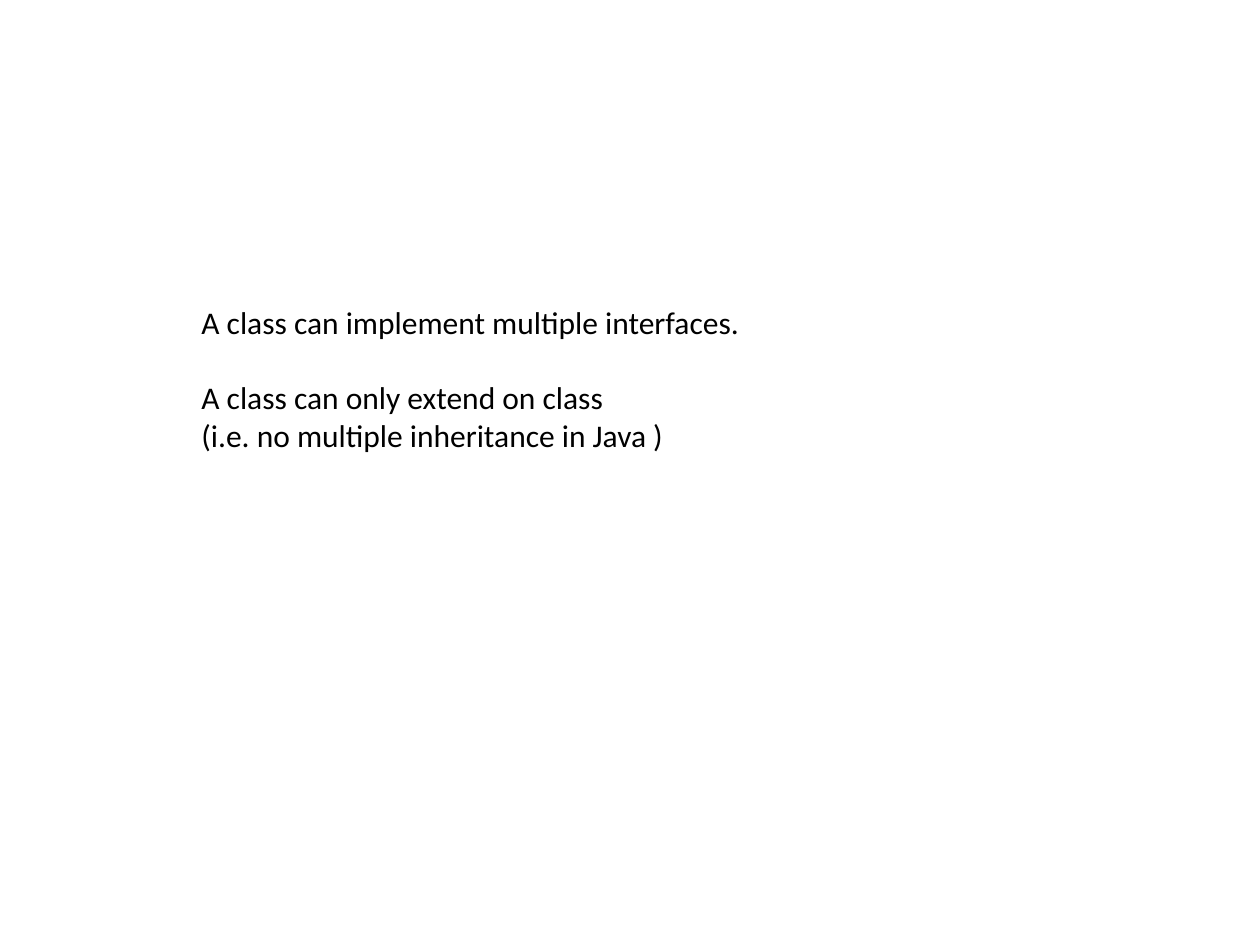
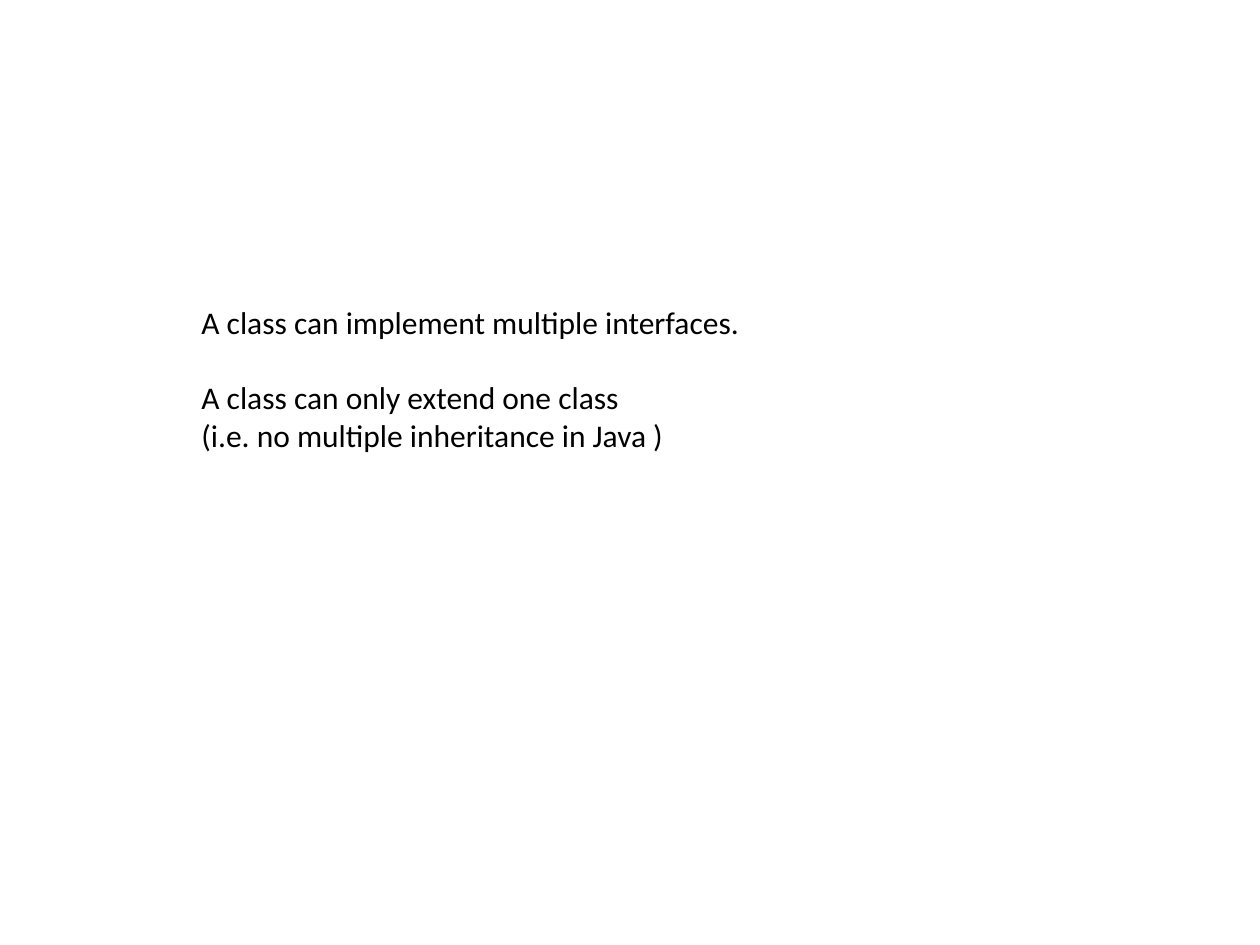
Before and after one commit to afodor/afodor.github.io, a slide deck: slide 8 of classes/prog2017/Prog3-Lecture07.pptx. Drawn at 1260x945 pixels with LibreOffice and Linux fonts; fonts in the diff are those of the drawing. Boxes give left, top, right and bottom in pixels: in the first picture for what was removed or moved away, otherwise in the second. Text is boxed around its words. In the diff, an @@ line names an element or a change of style, - is before the commit and + after.

Commit message:
fix small typo

```diff
--- a/classes/prog2017/Prog3-Lecture07.pptx
+++ b/classes/prog2017/Prog3-Lecture07.pptx
@@ text at box(201, 387, 618, 414): text changed @@
-A class can only extend on class
+A class can only extend one class
```
